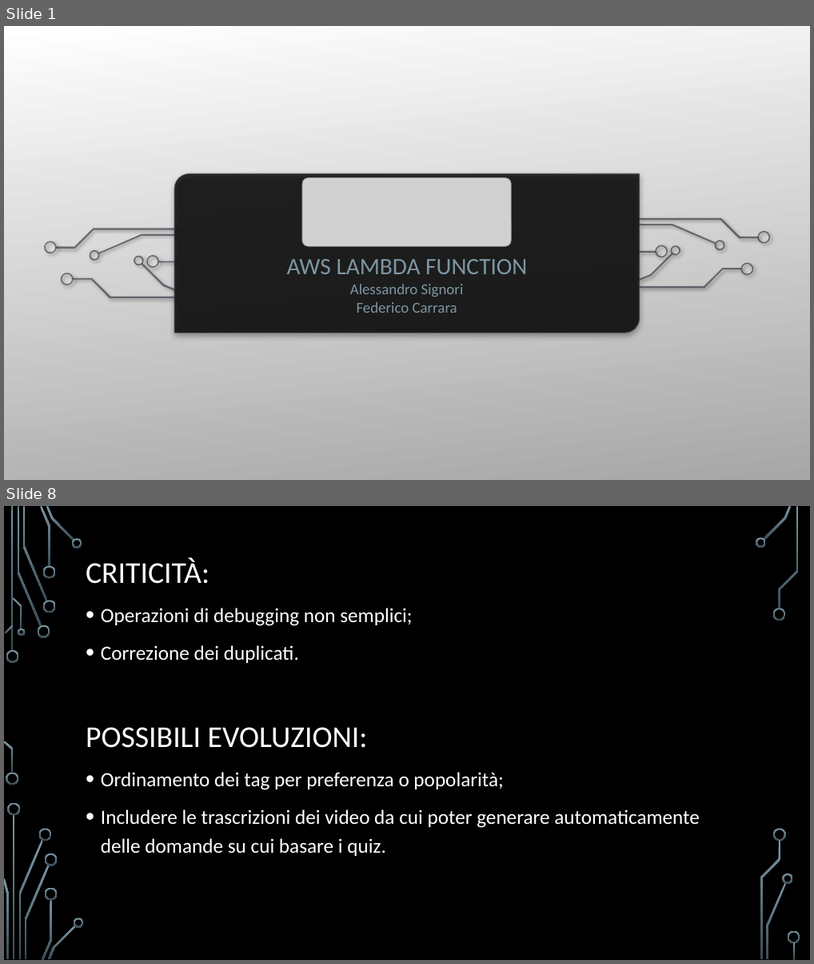
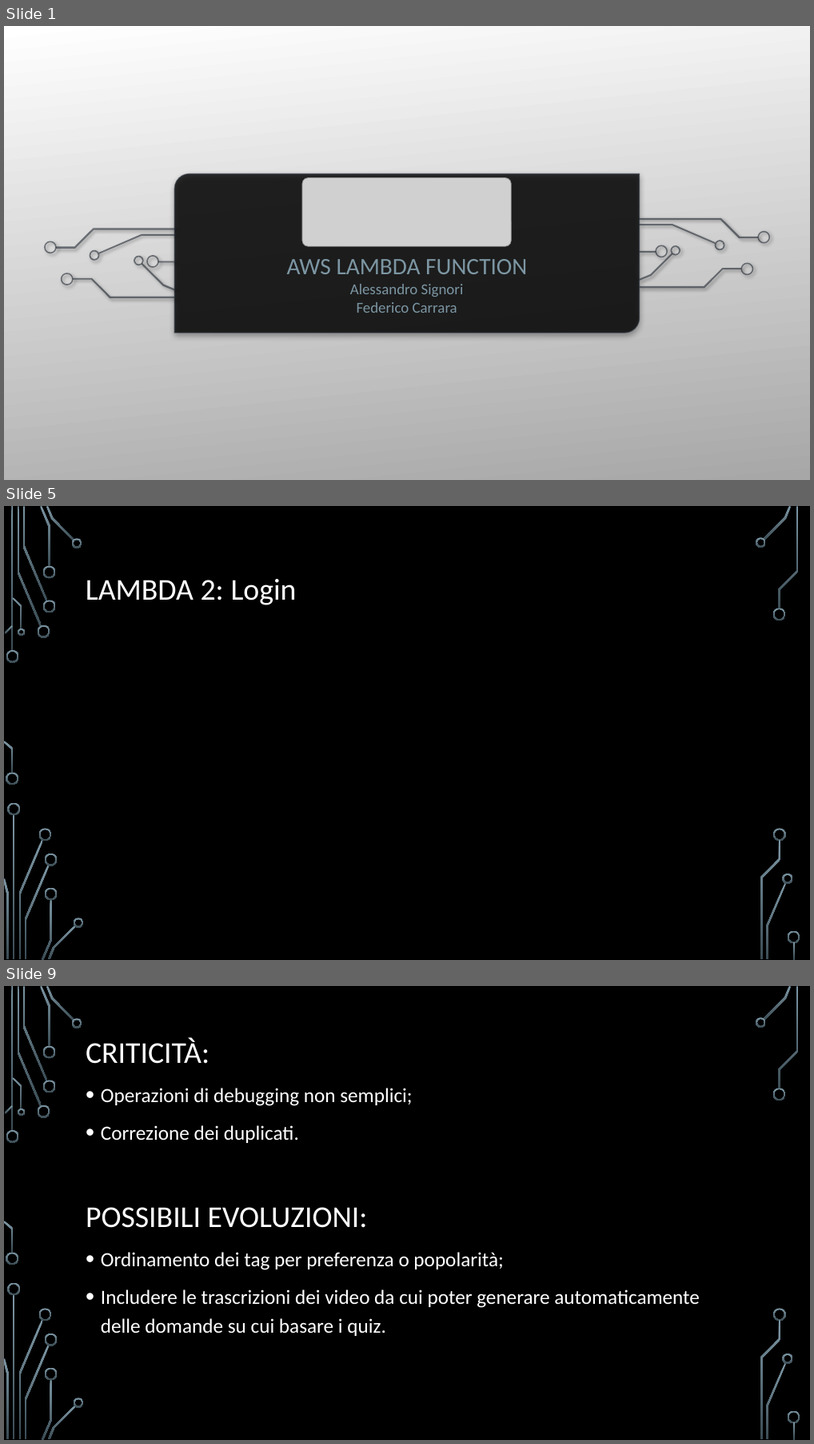
Before and after one commit to carraraFederico/TEDxLearn_ProgettoCloudMobile_2024, a slide deck: Presentazioni/TEDxLearn_part3.pptx. Shown one above the other, each under a label of ours: slides 1 and 8 before the commit, slides 1, 5 and 9 after it; the slides between them are not shown. The pictures are 814x964 and 814x1444 pixels, drawn with LibreOffice and Linux fonts; fonts in the diff are those of the drawing; grey boxes stand for pictures; background and template pictures are left out. Boxes give left, top, right and bottom in pixels: in the first picture for what was removed or moved away, otherwise in the second. Text is boxed around its words. In the diff, an @@ line names an element or a change of style, - is before the commit and + after.

```diff
--- a/Presentazioni/TEDxLearn_part3.pptx
+++ b/Presentazioni/TEDxLearn_part3.pptx
@@ slide 5 added at (x1=4, y1=506, x2=810, y2=960), background picture (left out); not listed: 36 template elements that a slide beside it also shows @@
@@ title added at (x1=86, y1=579, x2=297, y2=605), 36 pt, text #FFFFFF @@
+LAMBDA 2: Login
@@ what was slide 8 is now slide 9 @@
```
Also in this commit, not shown: 4 slides changed, 2 other slides added, 2 slides removed, 1 other file.
